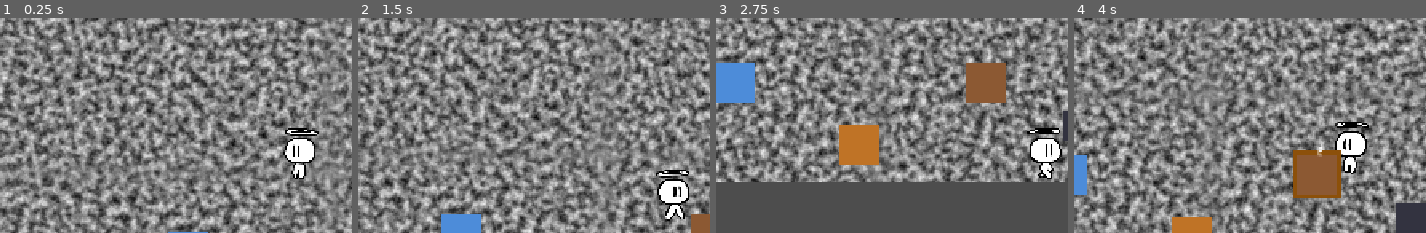
Above: before the commit, frames 1-4 (left to right).
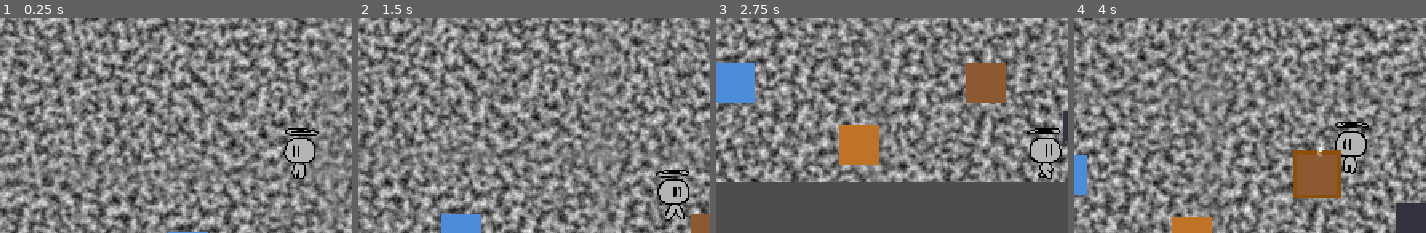
Above: after the commit, the same moments.

Repository: Saitamadupauvre/brotatomato
Game: Godot game, scene res://scenes/main/main.tscn
Same seed, same stepped clock (60 frames per second), same inputs: the game is played once before the commit and once after it. The engine's default icon, where the game draws it, is replaced by a stand-in: a white triangle on a blue panel in a dark square.
Inputs (mouse positions are % of the whole screen's width and height, from its top left):
- Up to frame 1 (0.25 s): no input
- Up to frame 2 (1.5 s): tap Enter at 0.5 s; move the mouse to (82, 47) at 0.52 s; press the mouse at (82, 47) at 0.53 s; hold D (move_right) 0.53-1.28 s; move the mouse to (34, 58) at 1.27 s; release the mouse at (34, 58) at 1.28 s; hold S (move_down) from 1.28 s (still down); tap Shift (dash) at 1.35 s
- Up to frame 3 (2.75 s): move the mouse to (68, 29) at 2.02 s; release S (move_down) at 2.03 s; hold D (move_right) from 2.03 s (still down); hold E (interact) from 2.03 s (still down)
- Up to frame 4 (4 s): move the mouse to (51, 73) at 2.77 s; release D (move_right) at 2.78 s; release E (interact) at 2.78 s; hold W (move_up) 2.78-3.53 s; tap R (move_plot) at 2.85 s; click (51, 73) at 2.92 s; move the mouse to (91, 68) at 3.52 s; hold A (move_left) from 3.53 s (still down); hold G (place_plot) from 3.53 s (still down)
The pictures show only the part of the screen within x 14-64%, y 21-71%; the shares and areas given below are measured in that part.

The runs differ from the first frame. In frame 1, 0.9% of the frame differs, in the area x 80-91%, y 52-75%; in frame 2, 0.9%; in frame 3, 0.9%; in frame 4, 0.8%.

Commit message:
fix(player): darken idle body tint and adjust head offset

Diff:
--- a/scenes/player/player.tscn
+++ b/scenes/player/player.tscn
@@ -132,12 +132,13 @@
 [node name="Sprite" type="Node2D" parent="." unique_id=1884280128]
 
 [node name="Body" type="Sprite2D" parent="Sprite" unique_id=1782631494]
+modulate = Color(0.7038078, 0.7038079, 0.70380765, 1)
 position = Vector2(0, 3)
 scale = Vector2(0.2, 0.2)
 texture = ExtResource("5_body_idle")
 
 [node name="Head" type="Sprite2D" parent="Sprite/Body" unique_id=1062242764]
-position = Vector2(0, 20)
+position = Vector2(0, 6)
 scale = Vector2(0.99999994, 0.99999994)
 texture = ExtResource("8_head")
 
